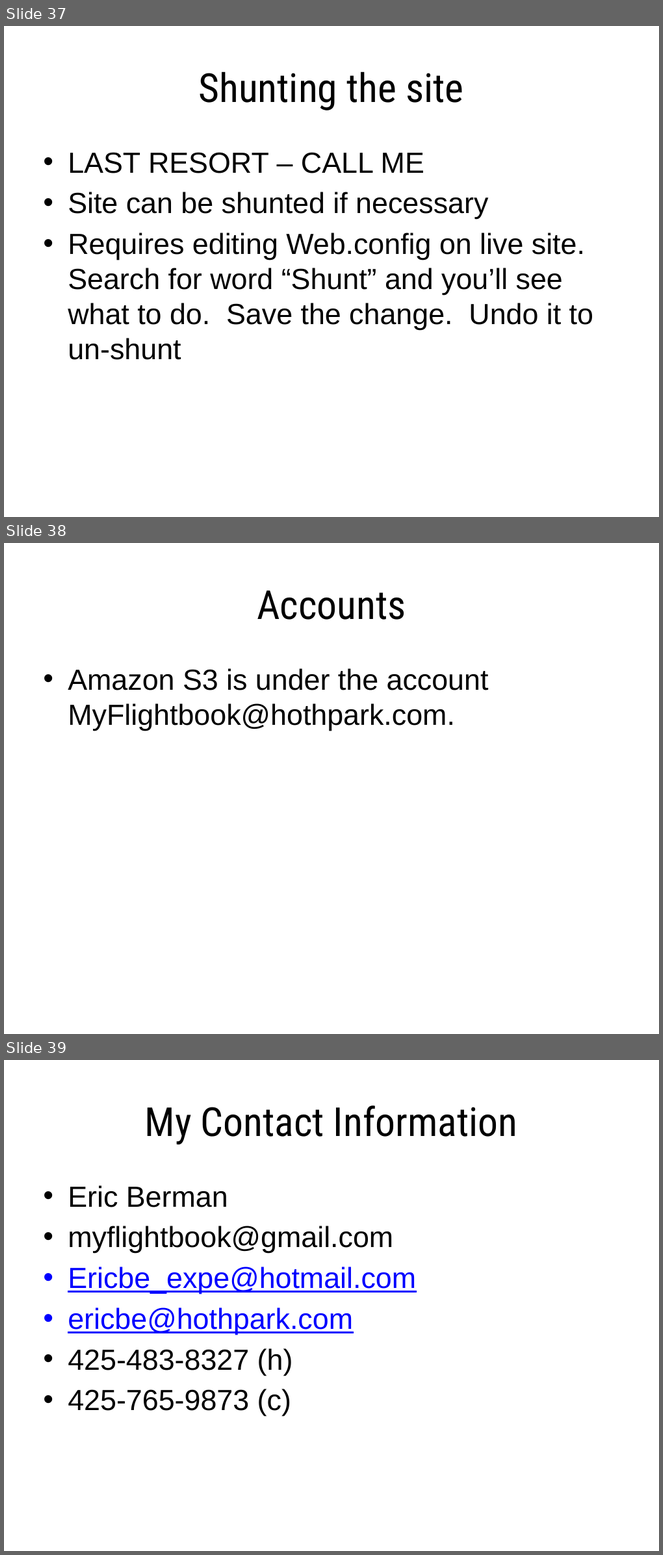
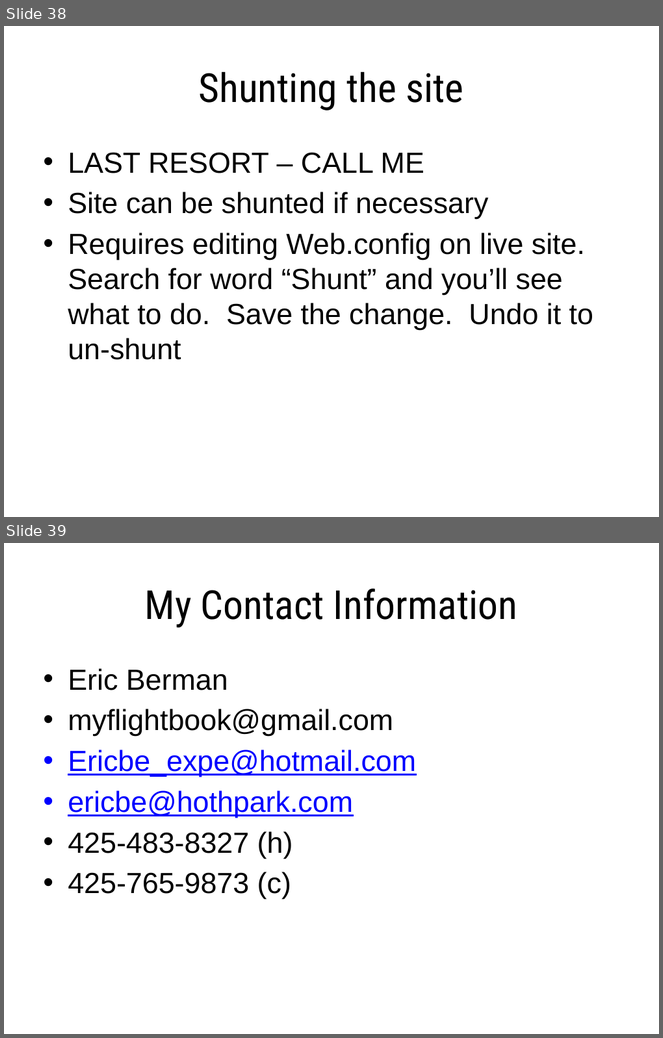
Before and after one commit to ericberman/MyFlightbookWeb, a slide deck: Private/MyFlightbook Admin Tools.pptx. Shown one above the other, each under a label of ours: slides 37, 38 and 39 before the commit, slides 38 and 39 after it. The pictures are 663x1555 and 663x1038 pixels, drawn with LibreOffice and Linux fonts; fonts in the diff are those of the drawing; background and template pictures are left out. Boxes give left, top, right and bottom in pixels: in the first picture for what was removed or moved away, otherwise in the second. Text is boxed around its words. In the diff, an @@ line names an element or a change of style, - is before the commit and + after.

```diff
--- a/Private/MyFlightbook Admin Tools.pptx
+++ b/Private/MyFlightbook Admin Tools.pptx
@@ slide 38 removed at [4,543,659,1034], background #FFFFFF @@
@@ title removed at [257,590,406,620] @@
-Accounts
@@ text removed at [68,668,489,730] @@
-• Amazon S3 is under the account MyFlightbook@hothpark.com.
@@ what was slide 37 is now slide 38 @@
```
Also in this commit, not shown: 9 slides changed, 1 slide added, 1 other file.
